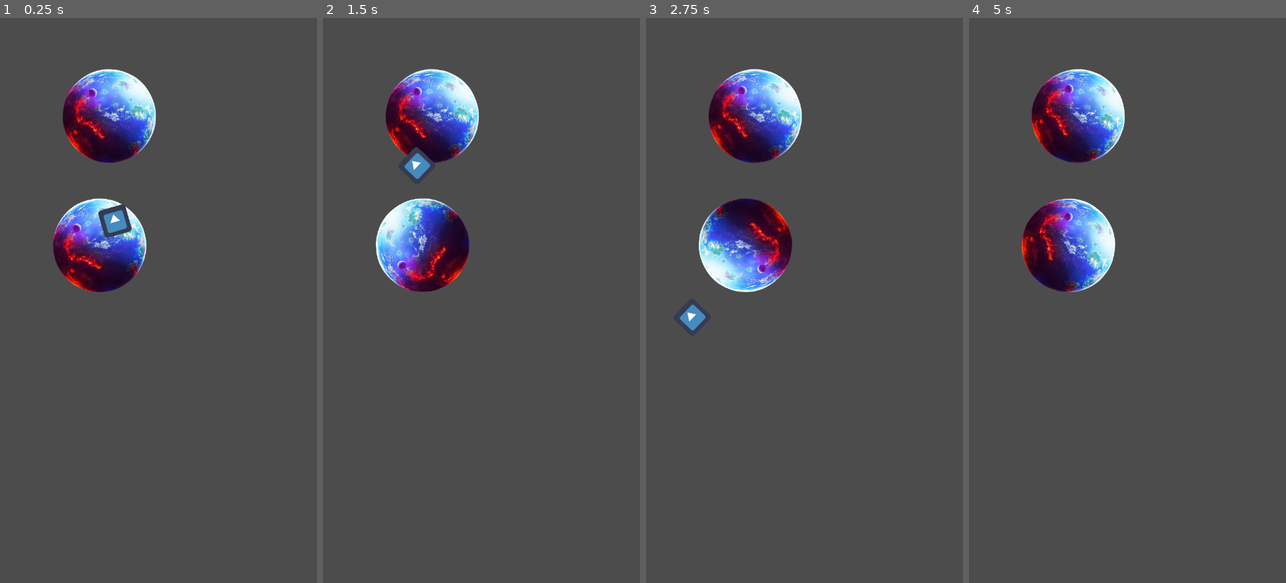
Above: before the commit, frames 1-4 (left to right).
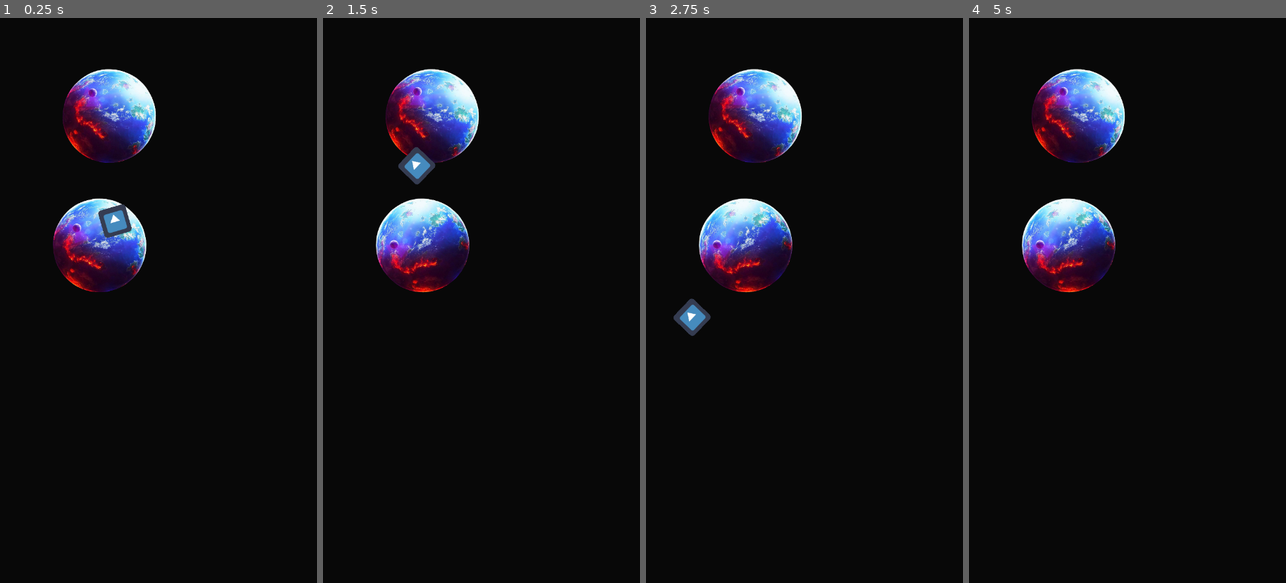
Above: after the commit, the same moments.

Repository: patryelt/RootOfEvil
Game: Godot game, scene res://scenes/Game.tscn
The game is run twice, just before and just after one commit, with the same random seed, the same clock (stepped at 60 frames per second) and the same inputs. The engine's default icon, where the game draws it, is replaced by a stand-in: a white triangle on a blue panel in a dark square.
Inputs:
- Up to frame 1 (0.25 s): no input
- Up to frame 2 (1.5 s): tap Space (jump) at 0.77 s
- Up to frame 3 (2.75 s): tap Space (jump) at 1.52 s
- Up to frame 4 (5 s): tap Space (jump) at 3.02, 3.77, 4.52 s

The runs differ from the first frame. In frame 1, 92% of the frame differs, in the area x 0-100%, y 0-100%; in frame 2, 95%; in frame 3, 97%; in frame 4, 98%.

Commit message:
leave_planet function

Diff:
--- a/project.godot
+++ b/project.godot
@@ -41,4 +41,5 @@
 
 [rendering]
 
+environment/default_clear_color=Color( 0.0352941, 0.0352941, 0.0352941, 1 )
 environment/default_environment="res://default_env.tres"
--- a/scenes/Planet.gd
+++ b/scenes/Planet.gd
@@ -6,31 +6,33 @@
 
 #When corruption is 0, the planet is not being currently attached to a player.
 export var corruption = 0
-
+onready var rotationPlayer = get_node("RotationPlayer")
 
 
 
 # Called when the node enters the scene tree for the first time.
 func _ready():
-	$RotationPlayer.playback_speed = 0.01 + $RotationPlayer.playback_speed * rotation_speed * direction
+	rotationPlayer.playback_speed = 0.01 + rotationPlayer.playback_speed * rotation_speed * direction
+
+func leave_planet():
+	rotationPlayer.playback_active = false
 
 func _on_Area2D_area_entered(area):
 	if area.get_parent().name == "Player":
 		var player = area.get_parent()
 		if corruption <= 0:
+			corruption = 1
+
 			player.planet = self
 			var newpos = player.global_position
 			get_parent().remove_child(player)
 			add_child(player)
 
 			# new_parent.add_child(self)
-			corruption = 1
 			#set speed to 0?
 			player._jump_speed = 0
 			player.global_position = newpos
-
-
-
+			print ("Planet corruption is ", corruption)
 
 
 		print("Collided with '", self.name, "'!")
--- a/scenes/Player/Player.gd
+++ b/scenes/Player/Player.gd
@@ -15,6 +15,7 @@
 func _jump():
 	_jump_direction = _get_jump_direction()
 	_jump_speed = 300 + planet.rotation_speed * 1000
+	planet.leave_planet()
 	planet = null
 	var player_global_position = global_position
 	var player_global_rotation = global_rotation
